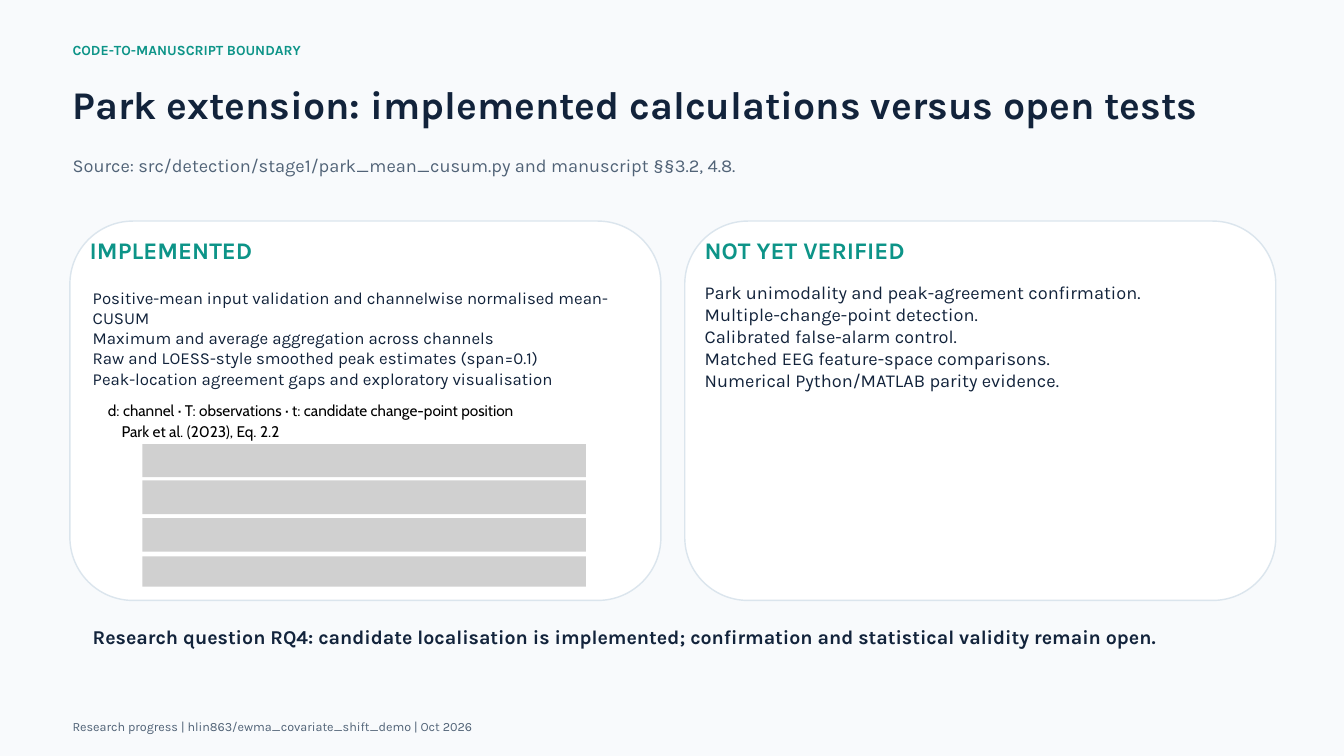
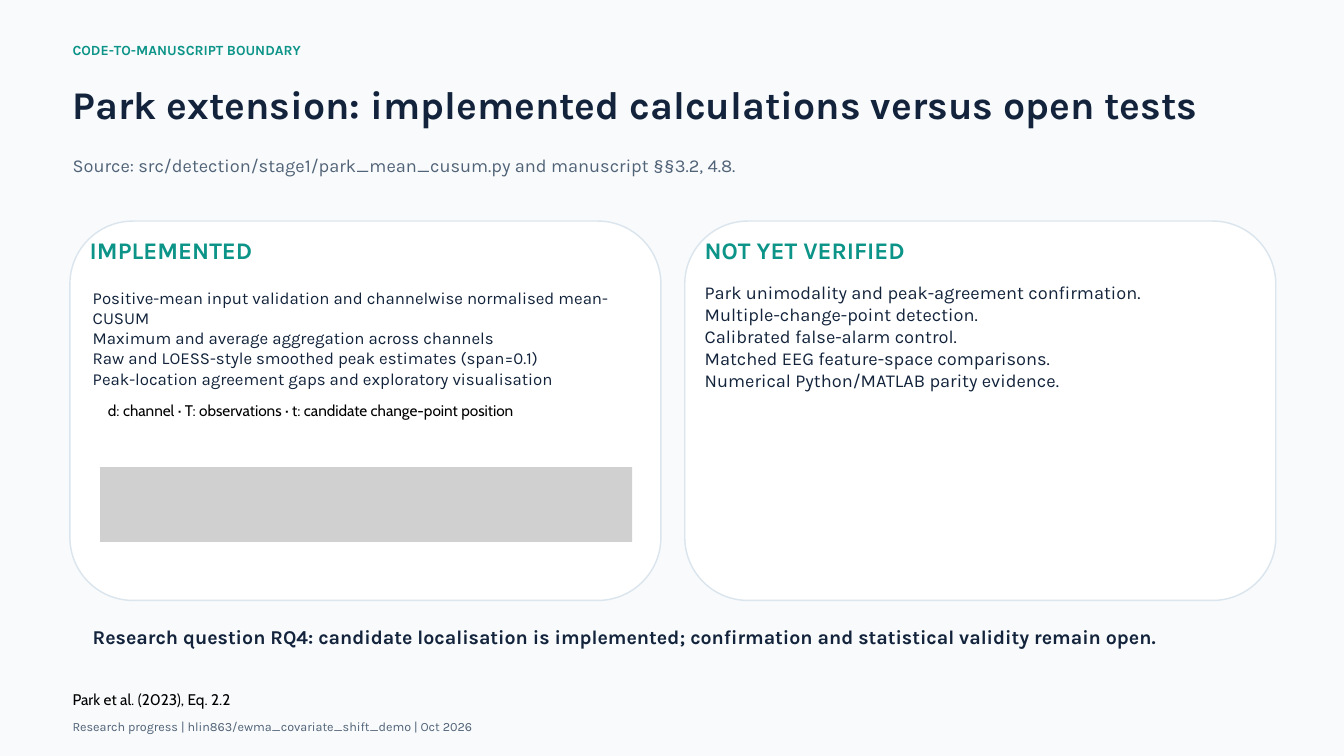
Before and after one commit to hlin863/ewma_covariate_shift_demo, a slide deck: slide 7 of presentations/EWMA_Covariate_Shift_Progress_Review_Haocheng_Lin.pptx (slide 8 before the commit). Drawn at 1344x756 pixels with LibreOffice and Linux fonts; fonts in the diff are those of the drawing; grey boxes stand for pictures. Boxes give left, top, right and bottom in pixels: in the first picture for what was removed or moved away, otherwise in the second. Text is boxed around its words. In the diff, an @@ line names an element or a change of style, - is before the commit and + after.

```diff
--- a/presentations/EWMA_Covariate_Shift_Progress_Review_Haocheng_Lin.pptx
+++ b/presentations/EWMA_Covariate_Shift_Progress_Review_Haocheng_Lin.pptx
@@ picture removed at box(142, 444, 586, 477) @@
@@ picture added at box(100, 467, 632, 542) @@
@@ picture removed at box(142, 480, 586, 514) @@
@@ picture removed at box(142, 518, 586, 552) @@
@@ picture removed at box(142, 556, 586, 587) @@
@@ text "Park et al. (2023), Eq. ...": place and size @@
-text "Park et al. (2023), Eq. ..." at box(122, 425, 279, 441)
+text "Park et al. (2023), Eq. ..." at box(73, 693, 230, 709)
```
Also in this commit, not shown: 5 other slides changed, 1 slide added, 2 slides removed.
